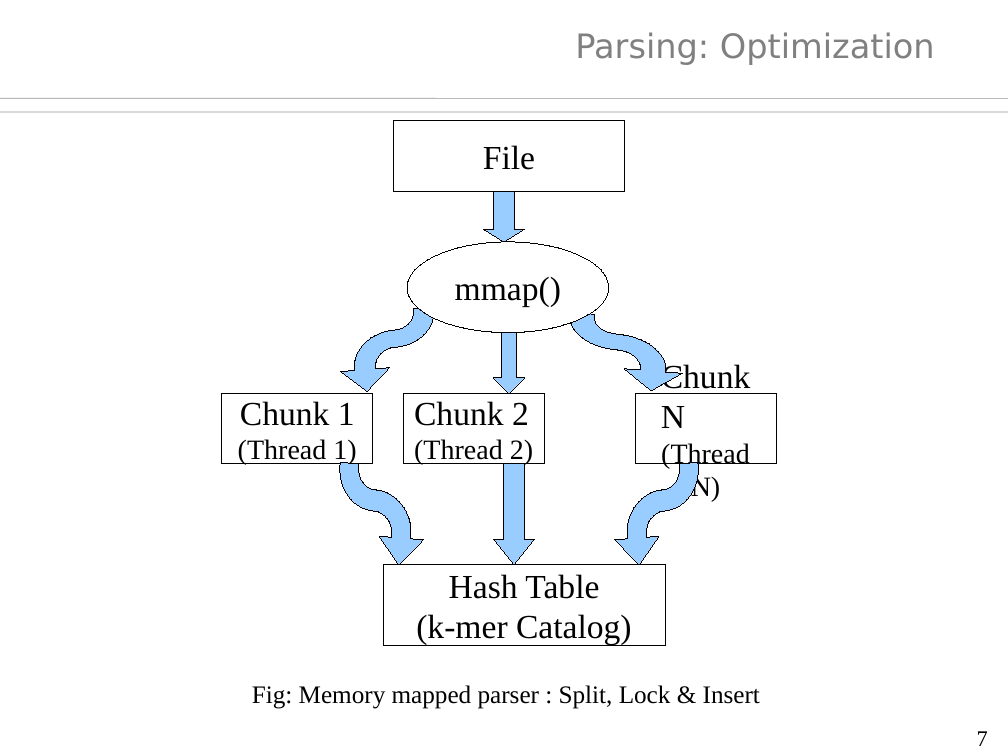
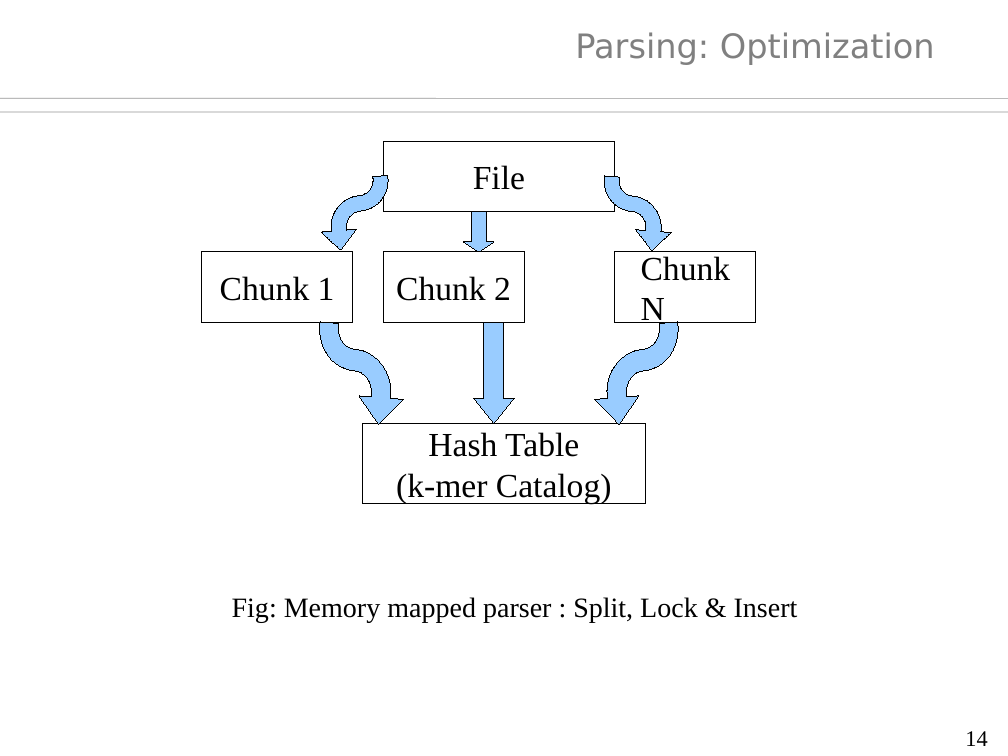
Before and after one commit to sh-ankur/parallel-inchworm, a slide deck: slide 14 of thesis/thesis-ppt.odp (slide 7 before the commit). Drawn at 1008x756 pixels with LibreOffice and Linux fonts; fonts in the diff are those of the drawing; background and template pictures are left out. Boxes give left, top, right and bottom in pixels: in the first picture for what was removed or moved away, otherwise in the second. Text is boxed around its words. In the diff, an @@ line names an element or a change of style, - is before the commit and + after.

```diff
--- a/thesis/thesis-ppt.odp
+++ b/thesis/thesis-ppt.odp
@@ rectangle "File" moved from (x1=393, y1=121, x2=625, y2=192) to (x1=383, y1=141, x2=615, y2=212) @@
@@ freeform shape added at (x1=317, y1=176, x2=393, y2=252), fill #99CCFF, outline #000000 0 pt @@
@@ freeform shape added at (x1=599, y1=176, x2=675, y2=252), fill #99CCFF, outline #000000 0 pt @@
@@ down arrow resized from (x1=484, y1=192, x2=524, y2=242) to (x1=464, y1=212, x2=494, y2=252) @@
@@ down arrow at (x1=464, y1=212, x2=494, y2=252): proportions changed @@
@@ rectangle "Chunk 1" at (x1=202, y1=252, x2=353, y2=323): alignment centre to left @@
@@ ellipse removed at (x1=407, y1=242, x2=609, y2=333) @@
-mmap()
@@ 4 rectangles moved together from (x1=222, y1=393, x2=776, y2=645) to (x1=202, y1=252, x2=756, y2=504) @@
@@ freeform shape at (x1=312, y1=322, x2=408, y2=426): rotation 85 to 274 degrees; outline redrawn @@
@@ down arrow at (x1=474, y1=323, x2=514, y2=423): proportions changed @@
@@ down arrow resized from (x1=494, y1=333, x2=524, y2=393) to (x1=474, y1=323, x2=514, y2=423) @@
@@ freeform shape at (x1=590, y1=322, x2=686, y2=426): rotation 274 to 85 degrees; outline redrawn @@
@@ text in rectangle at (x1=238, y1=439, x2=356, y2=465): paragraph removed @@
-(Thread 1)
@@ text in rectangle at (x1=414, y1=439, x2=533, y2=465): paragraph removed @@
-(Thread 2)
@@ text in rectangle at (x1=661, y1=443, x2=750, y2=502): paragraph removed @@
-(Thread N)
@@ freeform shape removed at (x1=332, y1=462, x2=429, y2=566) @@
@@ down arrow removed at (x1=494, y1=464, x2=534, y2=564) @@
@@ freeform shape removed at (x1=610, y1=462, x2=706, y2=566) @@
@@ text "Fig: Memory mapped parser : ..." moved from (x1=252, y1=685, x2=760, y2=709) to (x1=232, y1=597, x2=798, y2=623) @@
@@ text "Fig: Memory mapped parser : ..." at (x1=232, y1=597, x2=798, y2=623): size 18 to 20 pt @@
@@ page number at (x1=965, y1=731, x2=987, y2=746): text changed @@
-7
+14
```
Also in this commit, not shown: 14 other slides changed, 17 slides added, 7 slides removed, 23 other files.
